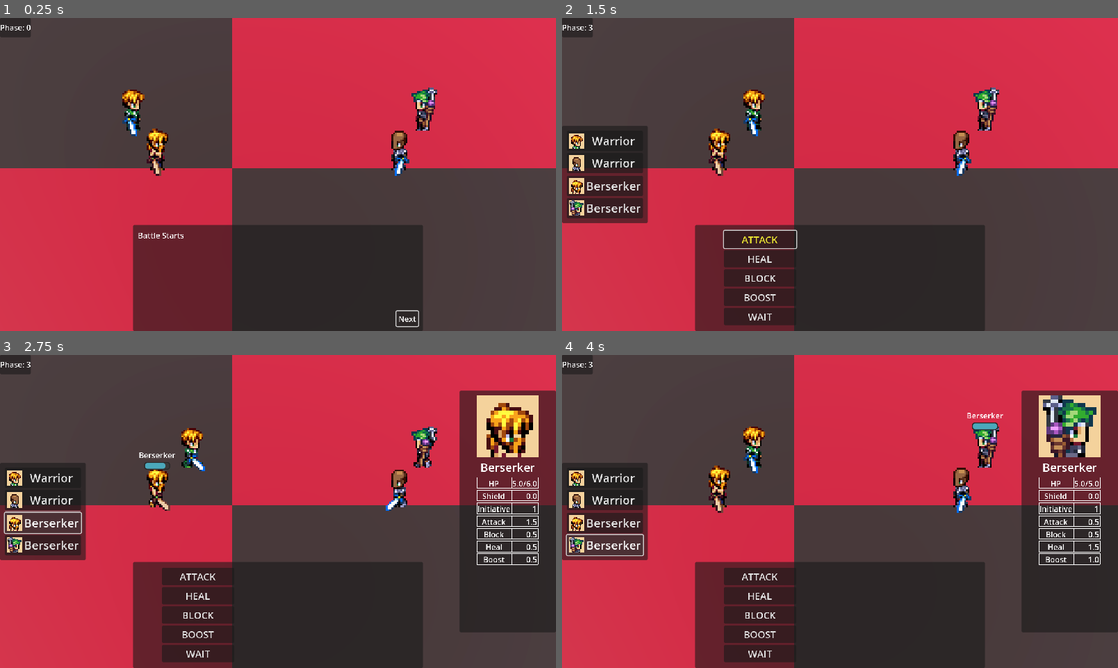
Above: before the commit, frames 1-4 (two rows, left to right).
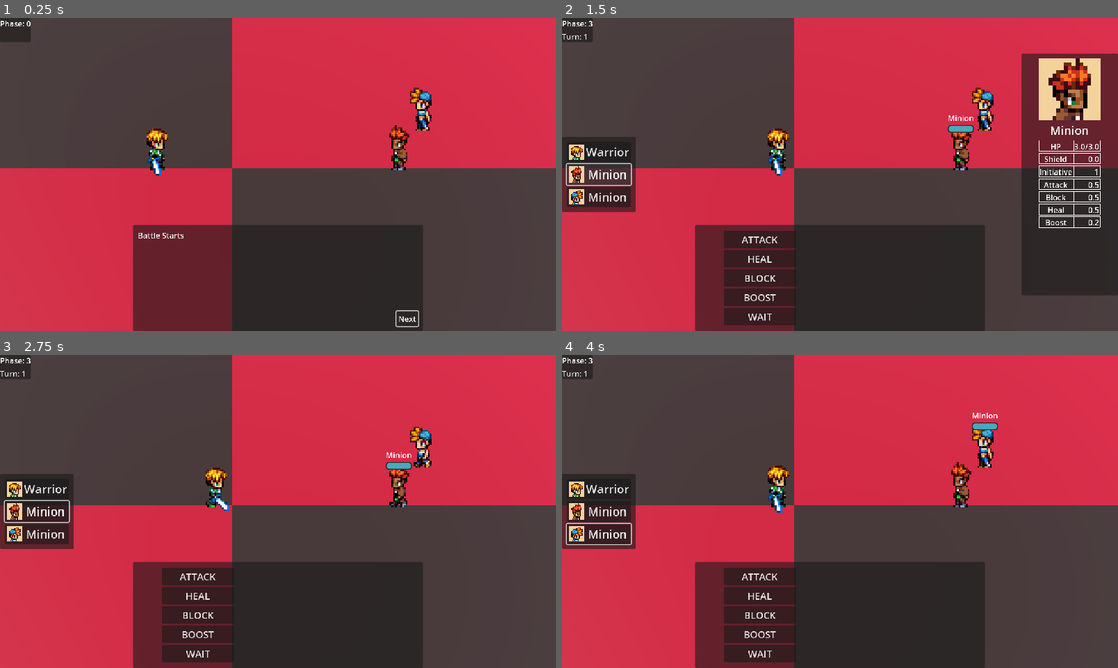
Above: after the commit, the same moments.

Repository: NicolaMigliore/medieval-battles
Game: Godot game, scene res://game_scenes/game_state_machine.tscn
Two runs of this game, one before a commit and one after it. Both use one fixed random seed, a clock stepped at 60 frames per second and the inputs below.
Inputs (mouse positions are in pixels of both pictures, inside the frame that each line leads up to):
- Up to frame 1 (0.25 s): no input
- Up to frame 2 (1.5 s): click "Next" at 0.5 s; click (600, 174) at 1.25 s, where only the run after the commit has a clickable "Minion"
- Up to frame 3 (2.75 s): click (44, 524) at 2 s, where only the run before the commit has a clickable "Berserker"
- Up to frame 4 (4 s): click (600, 533) at 2.75 s, where only the run after the commit has a clickable "Minion"; click (606, 545) at 3.5 s, where only the run before the commit has a clickable "Berserker"

The runs differ from the first frame. In frame 1, 1.6% of the frame differs, in the area x 0-79%, y 0-51%; in frame 2, 19%, in the area x 0-100%, y 0-89%; in frame 3, 19%; in frame 4, 18%.

Commit message:
dev: created minion units

Diff:
--- a/UI/battle_ui.gd
+++ b/UI/battle_ui.gd
@@ -8,7 +8,9 @@
 var _portrait_scene = preload("res://UI/character_portrait.tscn")
 var _hp_bar_scene = preload("res://UI/hp_bar/hp_bar.tscn")
 
-@onready var phase_label = $DebugPanel/PhaseLabel
+@onready var phase_label = $DebugPanel/VBoxContainer/PhaseLabel
+@onready var turn_label = $DebugPanel/VBoxContainer/TurnLabel
+
 
 @onready var dialog_panel = $DialogPanel
 @onready var pick_action_panel = $PickActionPanel
@@ -43,8 +45,12 @@
 		node.hide()
 
 
+#region Debug
 func update_phase_label(msg) -> void:
 	phase_label.text = msg
+func update_turn_label(msg) -> void:
+	turn_label.text = msg
+#endregion
 
 
 func show_ui(panel_name: String, _data = null) -> void:
--- a/battle_data.gd
+++ b/battle_data.gd
@@ -38,6 +38,34 @@
 		"is_player_controlled": false,
 		"actor_name": "Warrior",
 	},
+	"minion_1" = {
+		"scene": preload("res://entities/minion/minion.tscn"),
+		"sprite_texture": preload("res://entities/minion/minion-1.png"),
+		"portrait": preload("res://entities/minion/minion-1-portrait.png"),
+		"is_player_controlled": false,
+		"actor_name": "Minion",
+	},
+	"minion_2" = {
+		"scene": preload("res://entities/minion/minion.tscn"),
+		"sprite_texture": preload("res://entities/minion/minion-2.png"),
+		"portrait": preload("res://entities/minion/minion-2-portrait.png"),
+		"is_player_controlled": false,
+		"actor_name": "Minion",
+	},
+	"minion_3" = {
+		"scene": preload("res://entities/minion/minion.tscn"),
+		"sprite_texture": preload("res://entities/minion/minion-3.png"),
+		"portrait": preload("res://entities/minion/minion-3-portrait.png"),
+		"is_player_controlled": false,
+		"actor_name": "Minion",
+	},
+	"minion_4" = {
+		"scene": preload("res://entities/minion/minion.tscn"),
+		"sprite_texture": preload("res://entities/minion/minion-4.png"),
+		"portrait": preload("res://entities/minion/minion-4-portrait.png"),
+		"is_player_controlled": false,
+		"actor_name": "Minion",
+	},
 	"berserker_1" = {
 		"scene": preload("res://entities/berserker/berserker.tscn"),
 		"sprite_texture": preload("res://entities/berserker/berserker-1.png"),
@@ -71,35 +99,34 @@
 		"sprite_texture": preload("res://entities/mage/mage-1.png"),
 		"portrait": preload("res://entities/mage/mage-1-portrait.png"),
 		"is_player_controlled": false,
-		"actor_name": "Berserker",
+		"actor_name": "Mage",
 	},
 	"mage_2" = {
 		"scene": preload("res://entities/mage/mage.tscn"),
 		"sprite_texture": preload("res://entities/mage/mage-2.png"),
 		"portrait": preload("res://entities/mage/mage-2-portrait.png"),
 		"is_player_controlled": false,
-		"actor_name": "Berserker",
+		"actor_name": "Mage",
 	},
 	"mage_3" = {
 		"scene": preload("res://entities/mage/mage.tscn"),
 		"sprite_texture": preload("res://entities/mage/mage-3.png"),
 		"portrait": preload("res://entities/mage/mage-3-portrait.png"),
 		"is_player_controlled": false,
-		"actor_name": "Berserker",
+		"actor_name": "Mage",
 	},
 	"mage_4" = {
 		"scene": preload("res://entities/mage/mage.tscn"),
 		"sprite_texture": preload("res://entities/mage/mage-4.png"),
 		"portrait": preload("res://entities/mage/mage-4-portrait.png"),
 		"is_player_controlled": false,
-		"actor_name": "Berserker",
+		"actor_name": "Mage",
 	}
 }
 
 
 # populated before changing scene
 var allies: Array[Dictionary] = [
-	_base_characters.berserker_1.merged({"is_player_controlled": true}, true),
 	_base_characters.warrior_1.merged({"is_player_controlled": true}, true),
 	# _base_characters.warrior_3.merged({"is_player_controlled": true}, true),
 ]
@@ -107,8 +134,8 @@
 	# _base_characters.berserker_3,
 	# _base_characters.berserker_4,
 	# _base_characters.warrior_2,
-	_base_characters.warrior_4.merged({"block": 0.2, "hp": 3}, true),
-	_base_characters.mage_3
+	_base_characters.minion_1.merged({}, true),
+	_base_characters.minion_2.merged({}, true),
 ]
 var on_victory: Callable
 var on_defeat: Callable
--- a/entities/character/character.gd
+++ b/entities/character/character.gd
@@ -63,6 +63,9 @@
 
 #region Init
 func init(opts: Dictionary, flip_h: bool) -> void:
+	# Set starting HP
+	hp = max_hp
+
 	# Configure character
 	for key in opts:
 		if key != "scene" and key != "sprite_texture":
--- a/entities/character/character.tscn
+++ b/entities/character/character.tscn
@@ -859,6 +859,7 @@
 [node name="Character" type="CharacterBody3D"]
 transform = Transform3D(1.5, 0, 0, 0, 1.5, 0, 0, 0, 1.5, 0, 0, 0)
 script = ExtResource("1_6i0tm")
+boost_pwr = 0.5
 
 [node name="CollisionShape3D" type="CollisionShape3D" parent="."]
 transform = Transform3D(1, 0, 0, 0, 1, 0, 0, 0, 1, 0, 0.113937706, 0)
--- /dev/null
+++ b/entities/minion/minion.tscn
@@ -0,0 +1,36 @@
+[gd_scene load_steps=5 format=3 uid="uid://cdpygrnnnur6f"]
+
+[ext_resource type="PackedScene" uid="uid://34hufo7gt441" path="res://entities/character/character.tscn" id="1_cjkaa"]
+[ext_resource type="Shader" uid="uid://dnqt8xp6trkkp" path="res://entities/character/hit_flash.gdshader" id="2_syyib"]
+[ext_resource type="Texture2D" uid="uid://djqo25xbak5nu" path="res://entities/character/character.png" id="3_awkh2"]
+
+[sub_resource type="ShaderMaterial" id="ShaderMaterial_sy8s3"]
+resource_local_to_scene = true
+render_priority = 0
+shader = ExtResource("2_syyib")
+shader_parameter/use_billboard = true
+shader_parameter/tilt = 0.0
+shader_parameter/texture_albedo = ExtResource("3_awkh2")
+shader_parameter/flash_color = Color(1, 1, 1, 1)
+shader_parameter/intensity = 0.0
+shader_parameter/scissor_threshold = 1.0
+shader_parameter/outline_color = Color(0.05000007, 1, 0, 1)
+shader_parameter/outline_width = 1.0000000475
+shader_parameter/outline_alpha = 0.0
+shader_parameter/shield_active = false
+shader_parameter/shimmer_color = Color(0.4, 0.7, 1, 1)
+shader_parameter/shimmer_speed = 5.0
+shader_parameter/shimmer_frequency = 18.0000008075
+shader_parameter/shimmer_strength = 0.70000003325
+
+[node name="Character" instance=ExtResource("1_cjkaa")]
+max_hp = 3.0
+attack_pwr = 0.5
+block_pwr = 0.5
+heal_pwr = 0.5
+boost_pwr = 0.2
+attack_bias = 0.2
+boost_bias = 0.1
+
+[node name="Sprite3D" parent="." index="1"]
+material_override = SubResource("ShaderMaterial_sy8s3")
--- a/game_scenes/battle_manager.gd
+++ b/game_scenes/battle_manager.gd
@@ -16,6 +16,7 @@
 
 enum phases { START, CONFIG_ROUND, PICK_UNIT, PICK_ACTION, PICK_TARGET, EXECUTE, DONE }
 var phase = null
+var turn = 0
 
 const actions = {
 	"attack": { "name": "attack", "target": "enemy", "stat_key": "attack_pwr" },
@@ -188,6 +189,9 @@
 		combatant.character.boost = 0
 		combatant.character.set_boosted_particles(false)
 
+	turn += 1
+	battle_ui.update_turn_label("Turn: %d" % turn)
+
 
 func _get_actions_per_turn(character):
 	# TODO: Implement logic based on charms and disabled actions
--- a/game_scenes/battle_scene.tscn
+++ b/game_scenes/battle_scene.tscn
@@ -283,8 +283,14 @@
 offset_right = 40.0
 offset_bottom = 40.0
 
-[node name="PhaseLabel" type="Label" parent="UI/BattleUI/DebugPanel"]
+[node name="VBoxContainer" type="VBoxContainer" parent="UI/BattleUI/DebugPanel"]
+layout_mode = 2
+
+[node name="PhaseLabel" type="Label" parent="UI/BattleUI/DebugPanel/VBoxContainer"]
 layout_mode = 2
 text = "placeholder"
 
+[node name="TurnLabel" type="Label" parent="UI/BattleUI/DebugPanel/VBoxContainer"]
+layout_mode = 2
+
 [node name="HPBars" type="Node" parent="UI/BattleUI"]
Binary file added: entities/minion/minion-1-portrait.png
Not shown, added: entities/minion/minion-1-portrait.png.import
Binary file added: entities/minion/minion-1.png
Not shown, added: entities/minion/minion-1.png.import
Binary file added: entities/minion/minion-2-portrait.png
Not shown, added: entities/minion/minion-2-portrait.png.import
Binary file added: entities/minion/minion-2.png
Not shown, added: entities/minion/minion-2.png.import
Binary file added: entities/minion/minion-3-portrait.png
Not shown, added: entities/minion/minion-3-portrait.png.import
Binary file added: entities/minion/minion-3.png
Not shown, added: entities/minion/minion-3.png.import
(and 5 more such lines)
